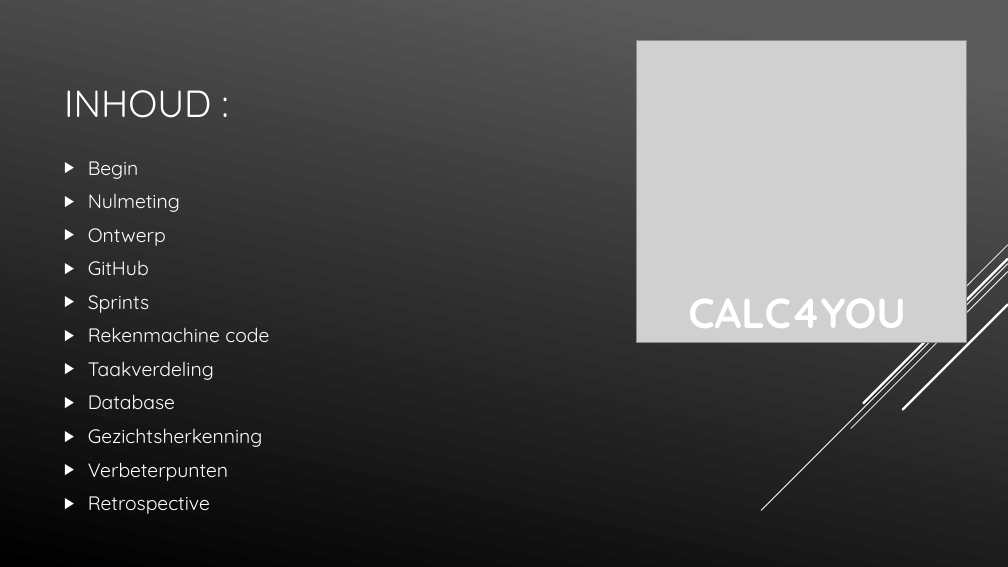
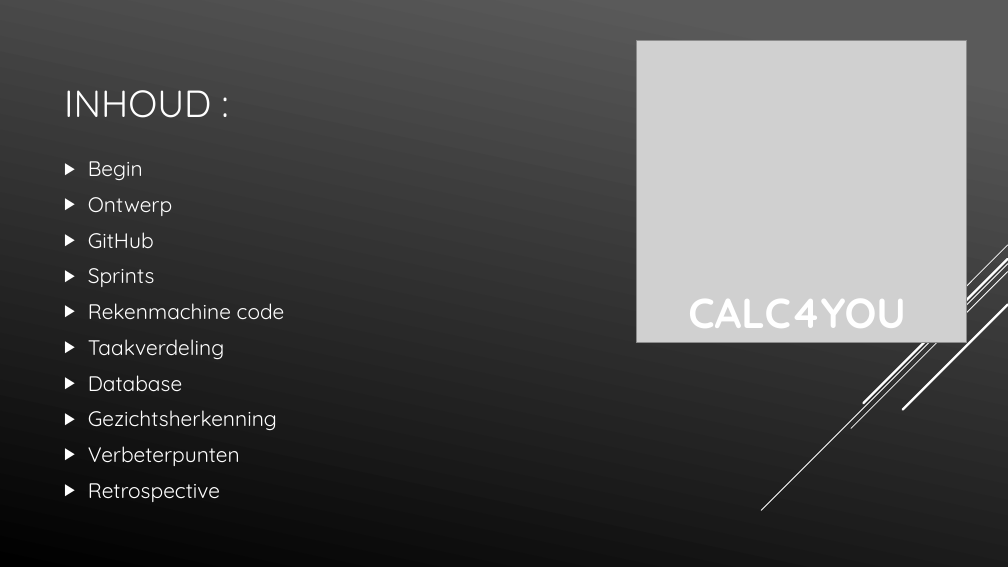
Before and after one commit to LucasHuls/Calc4You-Project-Groep-5, a slide deck: slide 2 of PowerPoint.pptx. Drawn at 1008x567 pixels with LibreOffice and Linux fonts; fonts in the diff are those of the drawing; grey boxes stand for pictures. Boxes give left, top, right and bottom in pixels: in the first picture for what was removed or moved away, otherwise in the second. Text is boxed around its words. In the diff, an @@ line names an element or a change of style, - is before the commit and + after.

```diff
--- a/PowerPoint.pptx
+++ b/PowerPoint.pptx
@@ text "Begin" at (x1=88, y1=161, x2=285, y2=502): size 18.5 to 20 pt @@
@@ text at (x1=88, y1=194, x2=180, y2=212): paragraph removed @@
-▶ Nulmeting
```
Also in this commit, not shown: 2 other slides changed, 7 slides added.
